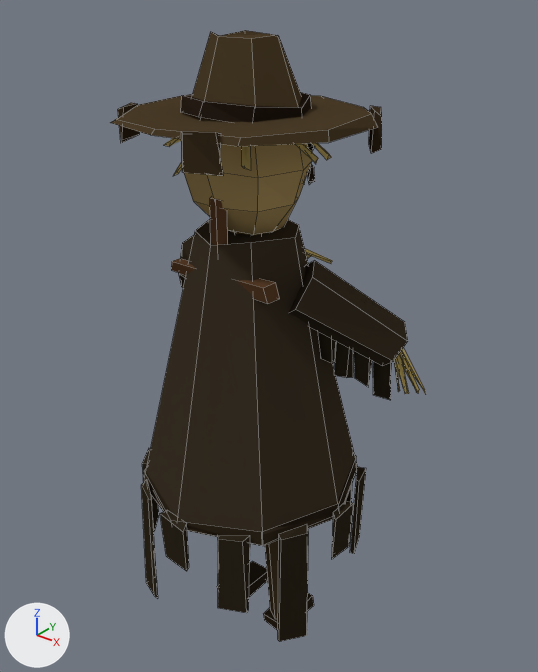
Two versions of the Blender file assets/blender/creature_scarecrow.blend, one commit apart.
Camera for both pictures: a 50 mm lens placed at (1.48, -1.75, 2.37), pointed at (0.01, 0.09, 1.24). Lighting does not change. The marker at lower left points along +X, +Y and +Z. The first picture is the older version. Mesh edges are drawn as thin lines.

The first picture shows 'ArmL', 'ArmR', 'Head', 'LegR', 'Torso' and 1 more.
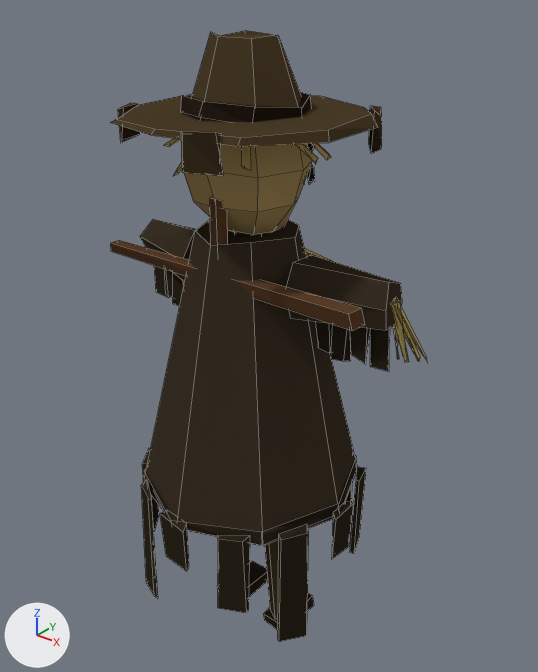
Location of each change, [x1, y1, x2, y2] in pixels of the pictures (538 x 672 px; the box of a moved part takes in the faces that stretch with it):
'Torso', reshaped (14% wider)
    before: [141, 198, 366, 642]
    after: [110, 198, 366, 642]
'ArmR', reshaped (16% shorter)
    before: [289, 261, 426, 400]
    after: [286, 255, 428, 371]
'ArmL', reshaped
    before: [178, 235, 194, 287]
    after: [140, 219, 197, 306]
part 1 of me_torso, moved or reshaped
    before: [171, 259, 280, 304]
    after: [110, 240, 365, 331]
part 2 of me_arml, moved or reshaped (not visible before)
    after: [173, 273, 183, 306]
part 3 of me_arml, moved or reshaped (not visible before)
    after: [165, 269, 173, 297]
part 4 of me_arml, moved or reshaped (not visible before)
    after: [154, 266, 170, 298]
part 5 of me_arml, moved or reshaped
    before: [178, 235, 194, 287]
    after: [140, 219, 197, 282]
part 6 of me_armr, moved or reshaped
    before: [317, 331, 337, 363]
    after: [315, 321, 332, 353]
part 7 of me_armr, moved or reshaped
    before: [334, 342, 353, 378]
    after: [331, 324, 351, 361]
part 8 of me_armr, moved or reshaped
    before: [353, 350, 372, 387]
    after: [350, 327, 371, 364]
part 9 of me_armr, moved or reshaped
    before: [373, 361, 392, 400]
    after: [370, 328, 390, 371]
part 10 of me_armr, moved or reshaped
    before: [394, 360, 400, 392]
    after: [393, 301, 401, 360]
part 11 of me_armr, moved or reshaped
    before: [395, 354, 409, 394]
    after: [393, 299, 409, 362]
part 12 of me_armr, moved or reshaped
    before: [399, 353, 419, 393]
    after: [393, 300, 420, 361]
part 13 of me_armr, moved or reshaped (not visible before)
    after: [391, 302, 403, 356]
part 14 of me_armr, moved or reshaped
    before: [403, 364, 413, 385]
    after: [403, 329, 414, 353]
part 15 of me_armr, moved or reshaped
    before: [400, 348, 426, 394]
    after: [394, 297, 428, 363]
part 16 of me_armr, moved or reshaped
    before: [289, 261, 408, 366]
    after: [286, 255, 402, 330]

Edits to the bpy script that builds the scene:
```text
Change me_torso:
    remove me_torso.from_pydata(...)  # 192 vertices, 142 faces; spans x -0.42..0.41, y -0.42..0.42, z -0.44..1.09
    add me_torso.from_pydata(...)  # 192 vertices, 142 faces; spans x -0.51..0.51, y -0.42..0.42, z -0.44..1.09
    me_torso part 1
    add for i in [144, 145, 156, 157]: me_torso.vertices[i].co += Vector((-0.3, 0.0, 0.0))
    add for i in [*range(158, 162)]: me_torso.vertices[i].co += Vector((0.3, 0.0, 0.0))
Change me_arml:
    remove me_arml.from_pydata(...)  # 80 vertices, 62 faces; spans x -0.313..0.082, y -0.095..0.343, z -0.43..0.092
    add me_arml.from_pydata(...)  # 80 vertices, 62 faces; spans x -0.373..0.026, y -0.085..0.203, z -0.231..0.104
    me_arml part 2: the loose piece of 8 vertices spanning x -0.151..-0.079, y 0.079..0.119, z -0.331..-0.118 is moved by (-0.03, -0.07, 0.1)
    me_arml part 3: the loose piece of 8 vertices spanning x -0.209..-0.129, y 0.129..0.162, z -0.351..-0.178 is moved by (-0.042, -0.098, 0.14)
    me_arml part 4: the loose piece of 8 vertices spanning x -0.257..-0.18, y 0.164..0.201, z -0.402..-0.194 is moved by (-0.054, -0.126, 0.18)
    me_arml part 5: 12 of 80 vertices moved; they spanned x -0.304..0.082, y -0.095..0.252, z -0.259..0.092 and now span x -0.321..0.026, y -0.085..0.131, z -0.107..0.104; mean shift (-0.03, -0.07, 0.1); largest move (-0.214, 0.252, -0.187) -> (-0.299, 0.098, 0.047)
    other edits to the shape of me_arml do not show in these pictures
Change me_armr:
    remove me_armr.from_pydata(...)  # 80 vertices, 62 faces; spans x -0.08..0.311, y -0.085..0.339, z -0.426..0.076
    add me_armr.from_pydata(...)  # 80 vertices, 62 faces; spans x -0.023..0.371, y -0.097..0.199, z -0.228..0.087
    me_armr part 6: the loose piece of 8 vertices spanning x 0.03..0.101, y 0.049..0.078, z -0.268..-0.096 is moved by (0.018, -0.042, 0.06)
    me_armr part 7: the loose piece of 8 vertices spanning x 0.09..0.148, y 0.085..0.119, z -0.328..-0.109 is moved by (0.03, -0.07, 0.1)
    me_armr part 8: the loose piece of 8 vertices spanning x 0.13..0.205, y 0.122..0.159, z -0.35..-0.168 is moved by (0.042, -0.098, 0.14)
    me_armr part 9: the loose piece of 8 vertices spanning x 0.175..0.257, y 0.177..0.202, z -0.406..-0.191 is moved by (0.054, -0.126, 0.18)
    me_armr part 10: the loose piece of 6 vertices spanning x 0.222..0.257, y 0.191..0.267, z -0.409..-0.193 is moved by (0.06, -0.14, 0.2)
    me_armr part 11: the loose piece of 6 vertices spanning x 0.232..0.267, y 0.192..0.286, z -0.42..-0.189 is moved by (0.06, -0.14, 0.2)
    me_armr part 12: the loose piece of 6 vertices spanning x 0.232..0.302, y 0.196..0.292, z -0.41..-0.183 is moved by (0.06, -0.14, 0.2)
    me_armr part 13: the loose piece of 6 vertices spanning x 0.222..0.252, y 0.177..0.31, z -0.423..-0.187 is moved by (0.06, -0.14, 0.2)
    me_armr part 14: the loose piece of 6 vertices spanning x 0.221..0.265, y 0.195..0.327, z -0.407..-0.197 is moved by (0.06, -0.14, 0.2)
    me_armr part 15: the loose piece of 6 vertices spanning x 0.224..0.311, y 0.195..0.339, z -0.426..-0.185 is moved by (0.06, -0.14, 0.2)
    me_armr part 16: 12 of 80 vertices moved; they spanned x -0.08..0.3, y -0.085..0.259, z -0.271..0.076 and now span x -0.023..0.318, y -0.097..0.13, z -0.099..0.087; mean shift (0.03, -0.07, 0.1); largest move (0.213, 0.259, -0.183) -> (0.297, 0.104, 0.051)
```
